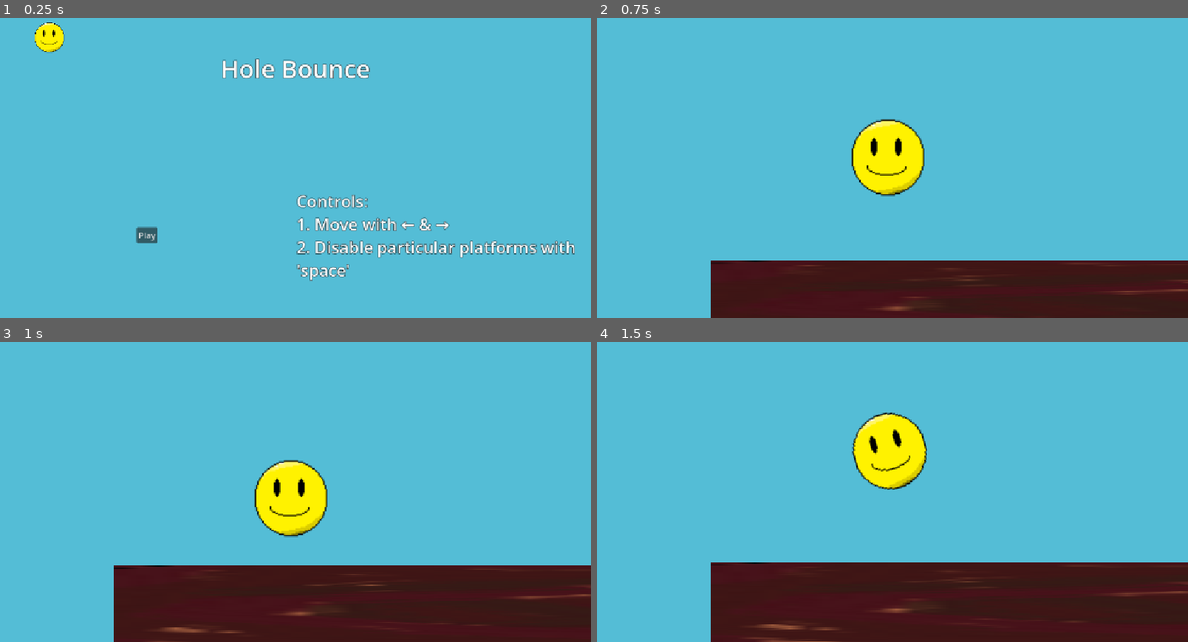
Above: before the commit, frames 1-4 (two rows, left to right).
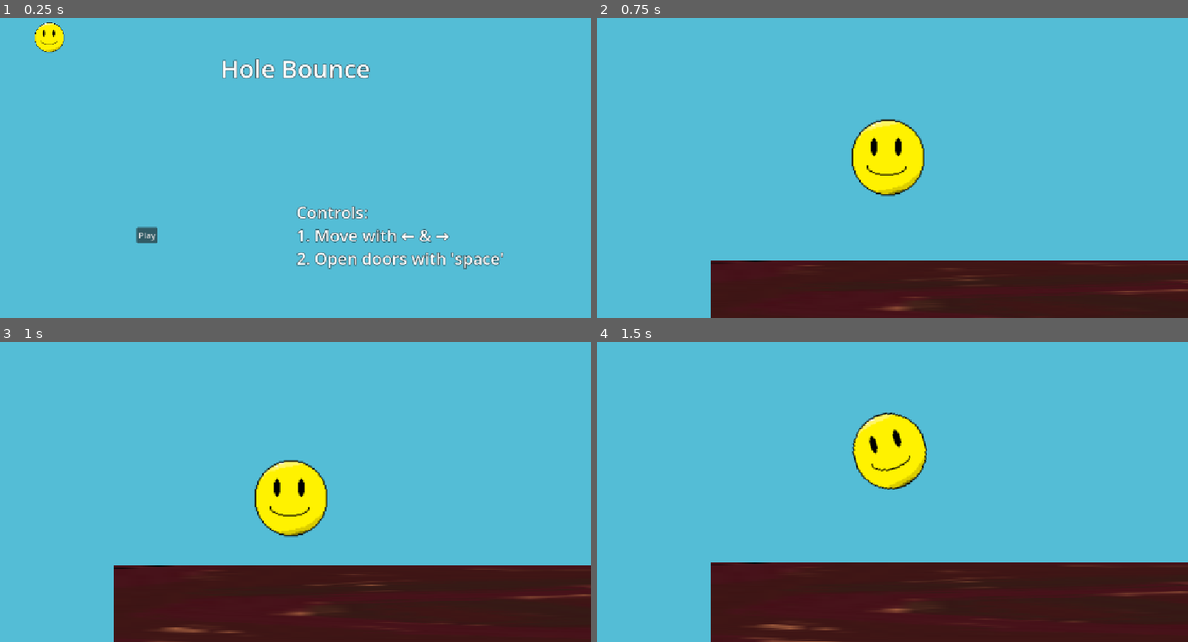
Above: after the commit, the same moments.

Repository: cyan-teal/hole-bounce
Game: Godot game, scene res://scenes/main.tscn
Same seed, same stepped clock (60 frames per second), same inputs: the game is played once before the commit and once after it. This scene is started directly instead of the project's main scene. The engine's default icon, where the game draws it, is replaced by a stand-in: a white triangle on a blue panel in a dark square.
Inputs:
- Up to frame 1 (0.25 s): no input
- Up to frame 2 (0.75 s): click "Play" at 0.5 s
- Up to frame 3 (1 s): no input
- Up to frame 4 (1.5 s): hold Right (go_right) from 1.28 s (still down); hold Space (pass) from 1.28 s (still down)

The runs differ from the first frame. In frame 1, 4.1% of the frame differs, in the area x 50-98%, y 58-88%; in frame 2, nothing differs; in frame 3, nothing differs; in frame 4, nothing differs.

Commit message:
Reapply "last"
This reverts commit 2fe2531637b68cf1395cb8680f30820714d5fe39.

Diff:
--- a/hole-bounce/scenes/hole_un.gd
+++ b/hole-bounce/scenes/hole_un.gd
@@ -1,14 +1,20 @@
 extends StaticBody2D
 
+@export var inverted: bool = true
+
 var collisionShape: CollisionShape2D
+var sprite: Sprite2D
 
 
 func _ready() -> void:
 	collisionShape = $CollisionShape2D
+	sprite = $Sprite2D
 
 
 func _process(_delta: float) -> void:
-	if Input.is_action_just_pressed("pass"):
-		collisionShape.disabled = false
-	elif Input.is_action_just_released("pass"):
-		collisionShape.disabled = true
+	if Input.is_action_pressed("pass"):
+		collisionShape.disabled = not inverted
+		sprite.visible = inverted
+	else:
+		collisionShape.disabled = inverted
+		sprite.visible = not inverted
--- a/hole-bounce/start_menu.tscn
+++ b/hole-bounce/start_menu.tscn
@@ -54,5 +54,5 @@
 theme_override_font_sizes/normal_font_size = 32
 text = "Controls:
 1. Move with ← & →
-2. Disable particular platforms with 'space'"
+2. Open doors with 'space'"
 fit_content = true
